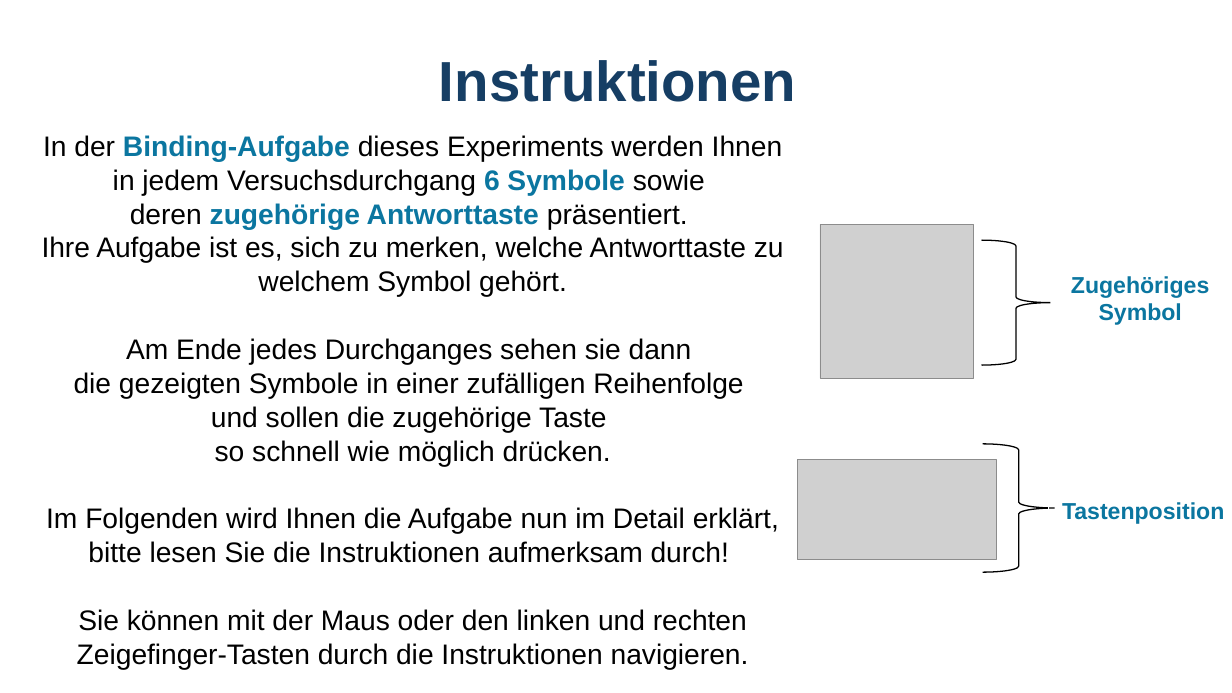
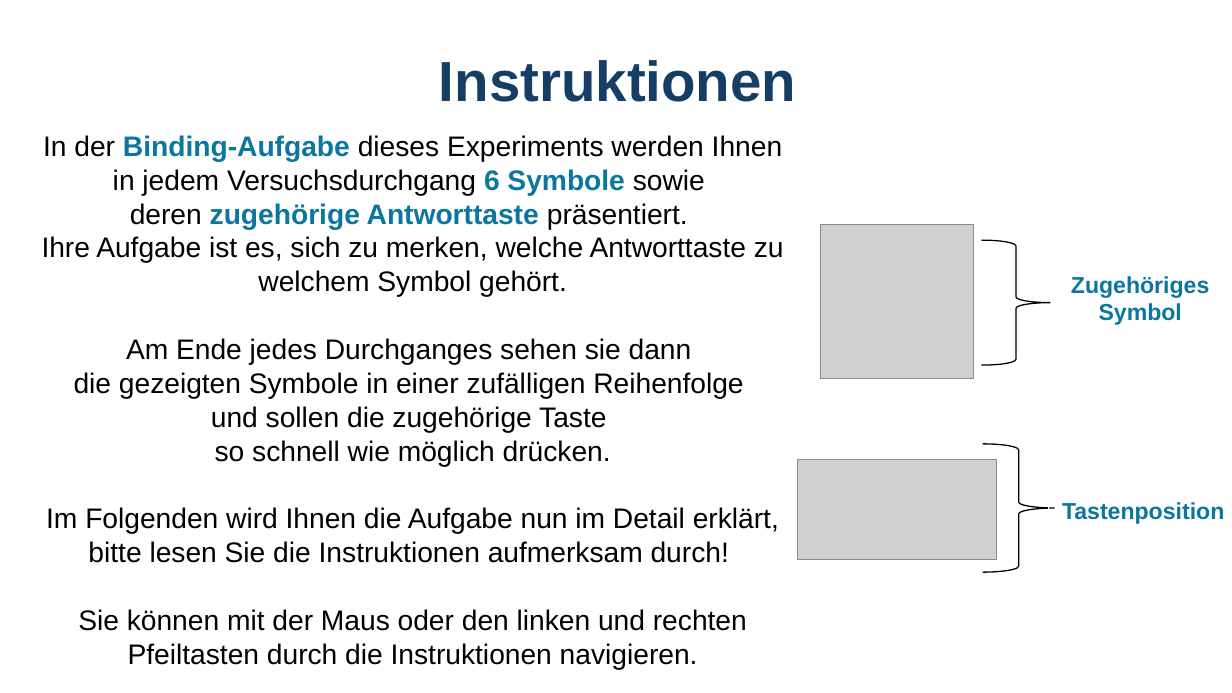
Before and after one commit to GidonFrischkorn/Ambizione-IndividualDifferencesStudy, a slide deck: slide 1 of tasks/object-response-binding-visual/assets/instructions_object_response_binding_visual_keyboard.pptx. Drawn at 1232x693 pixels with LibreOffice and Linux fonts; fonts in the diff are those of the drawing; grey boxes stand for pictures. Boxes give left, top, right and bottom in pixels: in the first picture for what was removed or moved away, otherwise in the second. Text is boxed around its words. In the diff, an @@ line names an element or a change of style, - is before the commit and + after.

```diff
--- a/tasks/object-response-binding-visual/assets/instructions_object_response_binding_visual_keyboard.pptx
+++ b/tasks/object-response-binding-visual/assets/instructions_object_response_binding_visual_keyboard.pptx
@@ text at [78, 609, 747, 670]: text changed @@
-Sie können mit der Maus oder den linken und rechten Zeigefinger-Tasten durch die Instruktionen navigieren.
+Sie können mit der Maus oder den linken und rechten Pfeiltasten durch die Instruktionen navigieren.
```
Also in this commit, not shown: 2 other files.
